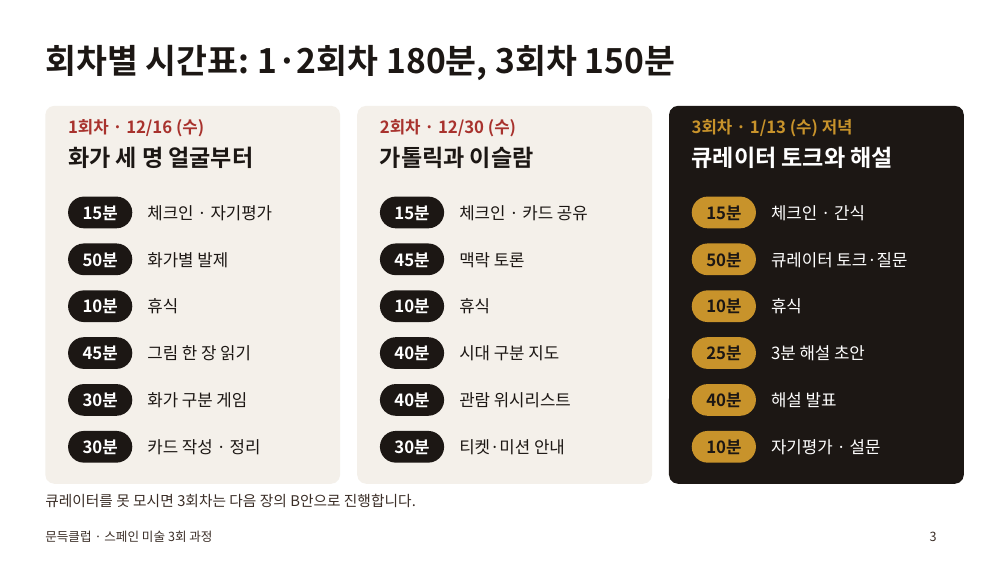
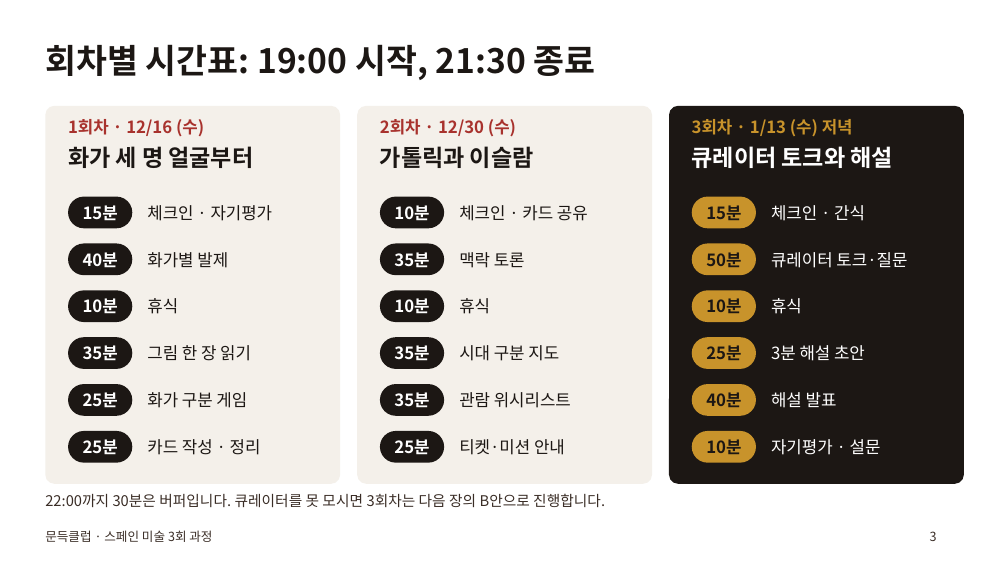
Before and after one commit to hyunjuwork-7923/-, a slide deck: slide 3 of deck/readon_spain_art_club_v10.pptx. Drawn at 1008x567 pixels with LibreOffice and Linux fonts; fonts in the diff are those of the drawing. Boxes give left, top, right and bottom in pixels: in the first picture for what was removed or moved away, otherwise in the second. Text is boxed around its words. In the diff, an @@ line names an element or a change of style, - is before the commit and + after.

```diff
--- a/deck/readon_spain_art_club_v10.pptx
+++ b/deck/readon_spain_art_club_v10.pptx
@@ title at <box>45,44,596,80</box>: text changed @@
-회차별 시간표: 1·2회차 180분, 3회차 150분
+회차별 시간표: 19:00 시작, 21:30 종료
@@ text at <box>394,205,429,221</box>: text changed @@
-15분
+10분
@@ text at <box>83,252,118,268</box>: text changed @@
-50분
+40분
@@ text at <box>394,252,429,268</box>: text changed @@
-45분
+35분
@@ text at <box>83,345,118,361</box>: text changed @@
-45분
+35분
@@ text at <box>394,345,429,361</box>: text changed @@
-40분
+35분
@@ text at <box>83,392,118,408</box>: text changed @@
-30분
+25분
@@ text at <box>394,392,429,408</box>: text changed @@
-40분
+35분
@@ text at <box>83,439,118,455</box>: text changed @@
-30분
+25분
@@ text at <box>394,439,429,455</box>: text changed @@
-30분
+25분
@@ text at <box>45,494,605,507</box>: text changed @@
-큐레이터를 못 모시면 3회차는 다음 장의 B안으로 진행합니다.
+22:00까지 30분은 버퍼입니다. 큐레이터를 못 모시면 3회차는 다음 장의 B안으로 진행합니다.
```
Also in this commit, not shown: 3 other slides changed, 2 other files.
